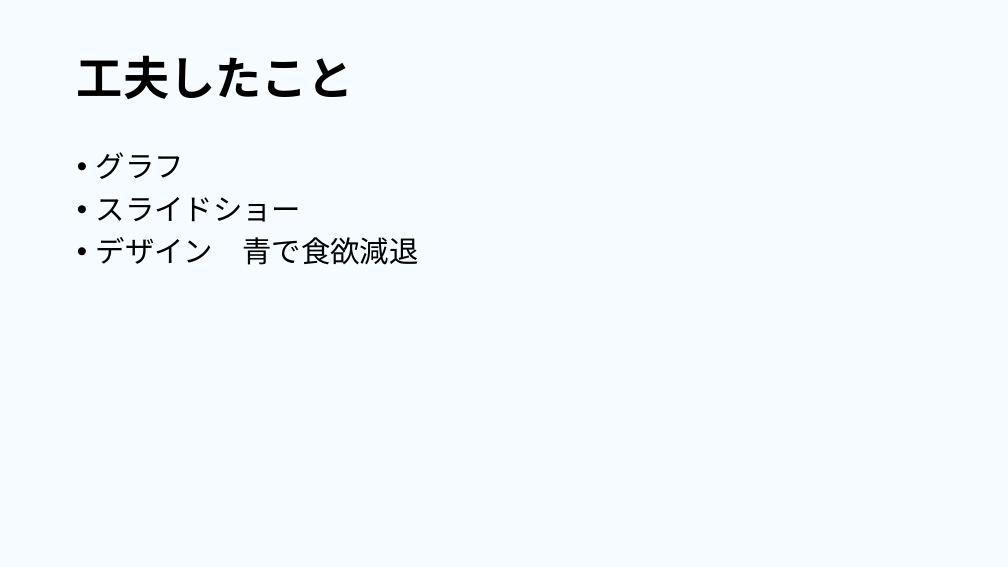
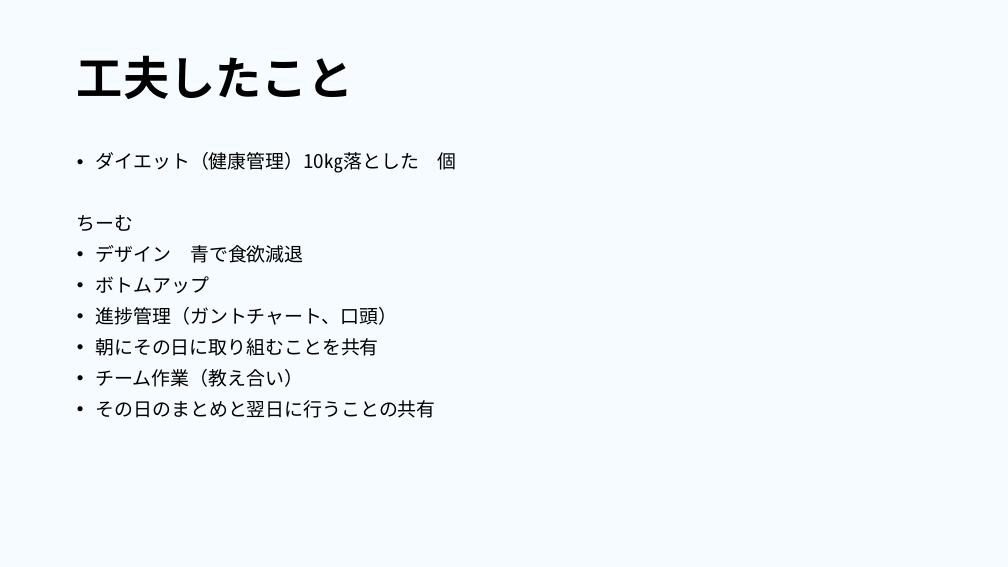
Before and after one commit to dojo2023/E-4, a slide deck: slide 19 of 共有用フォルダー/成果発表.pptx. Drawn at 1008x567 pixels with LibreOffice and Linux fonts; fonts in the diff are those of the drawing. Boxes give left, top, right and bottom in pixels: in the first picture for what was removed or moved away, otherwise in the second. Text is boxed around its words. In the diff, an @@ line names an element or a change of style, - is before the commit and + after.

```diff
--- a/共有用フォルダー/成果発表.pptx
+++ b/共有用フォルダー/成果発表.pptx
@@ text at bbox=[77, 152, 419, 231]: text changed; size 28 to 18 pt; font Arial to Noto Sans CJK JP @@
-• グラフ
-• スライドショー
+• ダイエット（健康管理）10㎏落とした 個
+ちーむ
@@ text at bbox=[96, 245, 303, 263]: size 28 to 18 pt in "デザイン 青で食欲減退" @@
@@ text at bbox=[96, 276, 436, 418]: paragraphs added @@
+• ボトムアップ
+• 進捗管理（ガントチャート、口頭）
+• 朝にその日に取り組むことを共有
+• チーム作業（教え合い）
+• その日のまとめと翌日に行うことの共有
```
Also in this commit, not shown: 4 other slides changed, 2 slides added.
